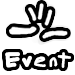
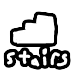
The second 75 x 75 image is a revision of the first. Changes to its layers:
added layer "Copy of Paint Layer 1" (1st of 12) above "Copy of Paint Layer 1" over bbox(2, 0, 74, 71)
hid "Copy of Paint Layer 1" (5th of 12), painted on it over bbox(2, 0, 74, 71)